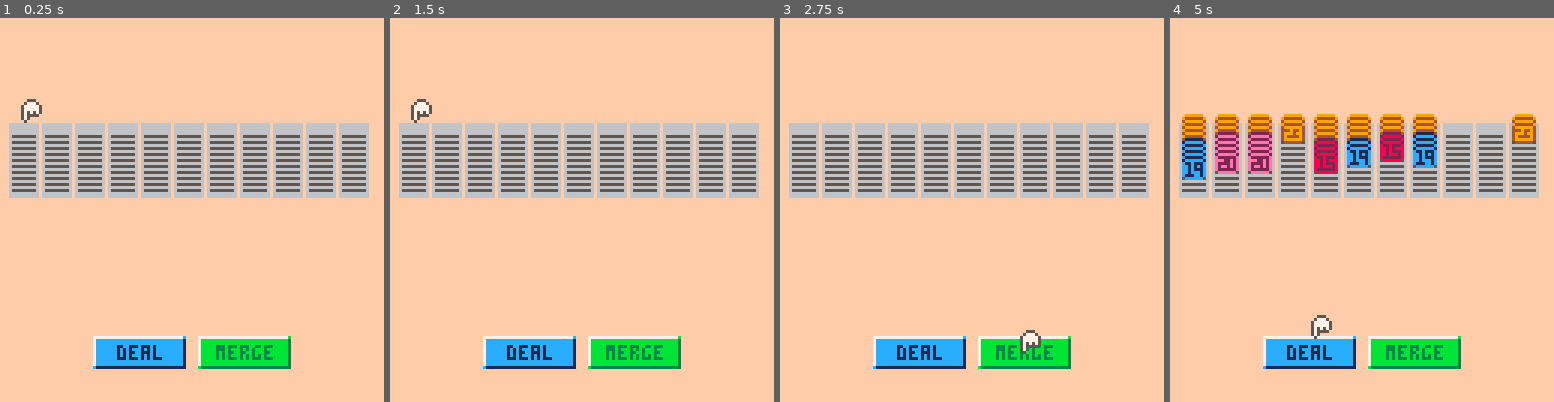
Above: before the commit, frames 1-4 (left to right).
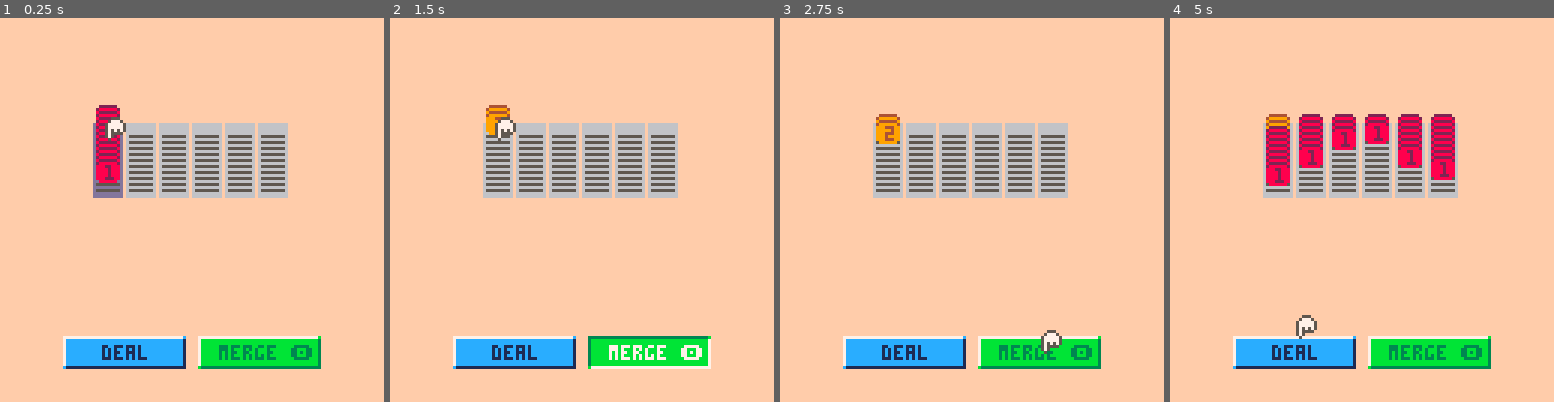
Above: after the commit, the same moments.

Repository: jakesearle/coin-sort
Game: PICO-8 cartridge okay.p8
The game is run twice, just before and just after one commit, with the same random seed, the same clock (stepped at 60 frames per second) and the same inputs.
Inputs:
- Up to frame 1 (0.25 s): no input
- Up to frame 2 (1.5 s): tap O (Z key) at 0.33, 0.7, 1.43 s; tap X (X key) at 1.07 s
- Up to frame 3 (2.75 s): hold Left 1.97-2.37 s; tap X (X key) at 2.07, 2.4, 2.73 s; tap O (Z key) at 2.22 s; hold Down from 2.42 s (still down)
- Up to frame 4 (5 s): release Down at 2.82 s; hold Right 2.87-3.53 s; tap X (X key) every 0.33 s from 3.07 to 4.73 s; tap O (Z key) at 3.1, 3.98, 4.87 s; hold Up 3.58-4.08 s; hold Right 4.13-4.53 s; hold Down from 4.58 s (still down)

The runs differ from the first frame. In frame 1, 15% of the frame differs, in the area x 2-97%, y 21-92%; in frame 2, 14%; in frame 3, 14%; in frame 4, 19%, in the area x 2-97%, y 25-92%.

Commit message:
Make the circle button merge
* Also remove a bug where if there's only one type on the board, it will allow dealing the highest coin type on the board

Diff:
--- a/button.lua
+++ b/button.lua
@@ -2,7 +2,7 @@
     local color, text
     if button_type == LEVEL_CONFIG.BUTTON_TYPES.merge then
         color = 11
-        text = "merge"
+        text = "merge 🅾️"
     else
         color = 12
         text = "deal"
--- a/config.lua
+++ b/config.lua
@@ -3,17 +3,12 @@
 screenheight = 127
 
 level1 = {
+    { 1, 1, 1, 1, 1, 1, 1, 1, 1, 1 },
     {},
     {},
     {},
     {},
-    {},
-    {},
-    {},
-    {},
-    {},
-    {},
-    {},
+    {}
 }
 
 LEVEL_STATE = {
@@ -31,7 +26,7 @@
     },
     BUTTON = {
         height = 10,
-        width = 30,
+        width = 40,
         margin = 5
     }
 }
--- a/level.lua
+++ b/level.lua
@@ -71,6 +71,10 @@
                 self:x_down()
             elseif btnr(❎) then
                 self:x_up()
+            elseif btnp(🅾️) then
+                self:merge_button_down()
+            elseif btnr(🅾️) then
+                self:merge_button_up()
             end
         elseif self.state == LEVEL_STATE.grabbing then
             if btnr(❎) then
@@ -82,14 +86,6 @@
             end
         end
 
-        if btnp(🅾️) then
-            for t in all(self.trays) do
-                for c in all(t.coins) do
-                    c.value += #self.trays
-                end
-            end
-        end
-
         self:update_children()
     end
 
@@ -219,6 +215,23 @@
 
         self.pointer:grab(hovering_coins)
         self:pointed_tray():grab(hovering_coins)
+    end
+
+    function level:merge_button_down()
+        for b in all(self.buttons) do
+            if b.button_type == LEVEL_CONFIG.BUTTON_TYPES.merge then
+                b:press()
+            end
+        end
+    end
+
+    function level:merge_button_up()
+        for b in all(self.buttons) do
+            if b.button_type == LEVEL_CONFIG.BUTTON_TYPES.merge then
+                b:release()
+            end
+        end
+        self:merge()
     end
 
     function level:button_down()
@@ -377,7 +390,7 @@
 
         -- Don't coins of the highest value type
         -- Gotta work for that
-        if n_types > 1 then
+        if n_keys(ccs) > 1 then
             ccs[top_val] = nil
         end
         return ccs
Not shown, changed: TODO.md
